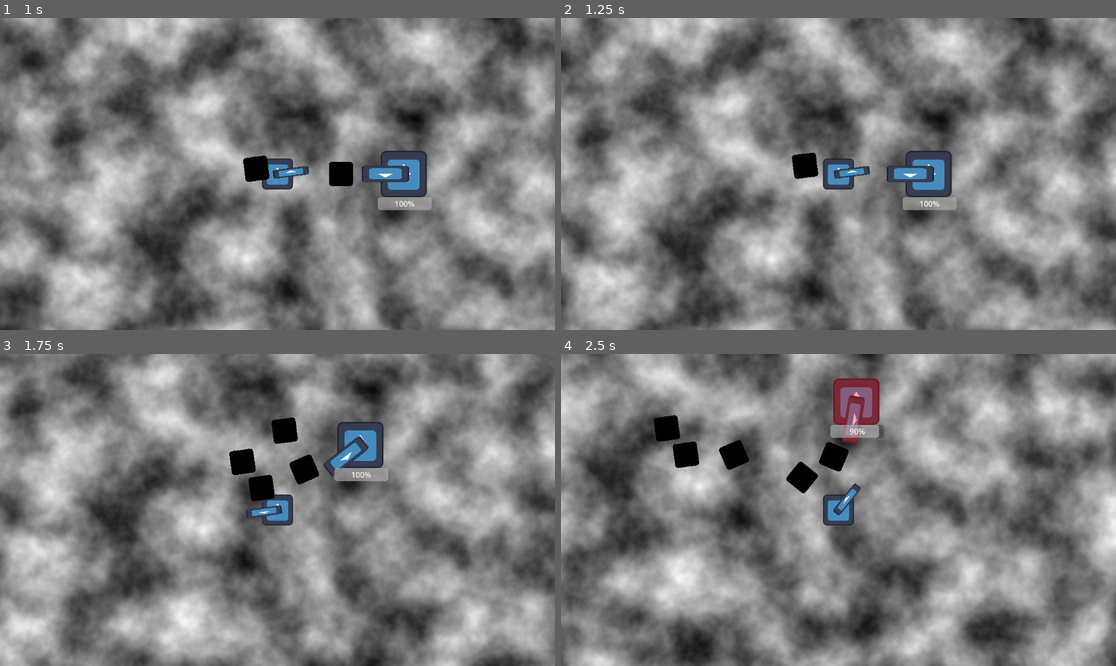
Above: before the commit, frames 1-4 (two rows, left to right).
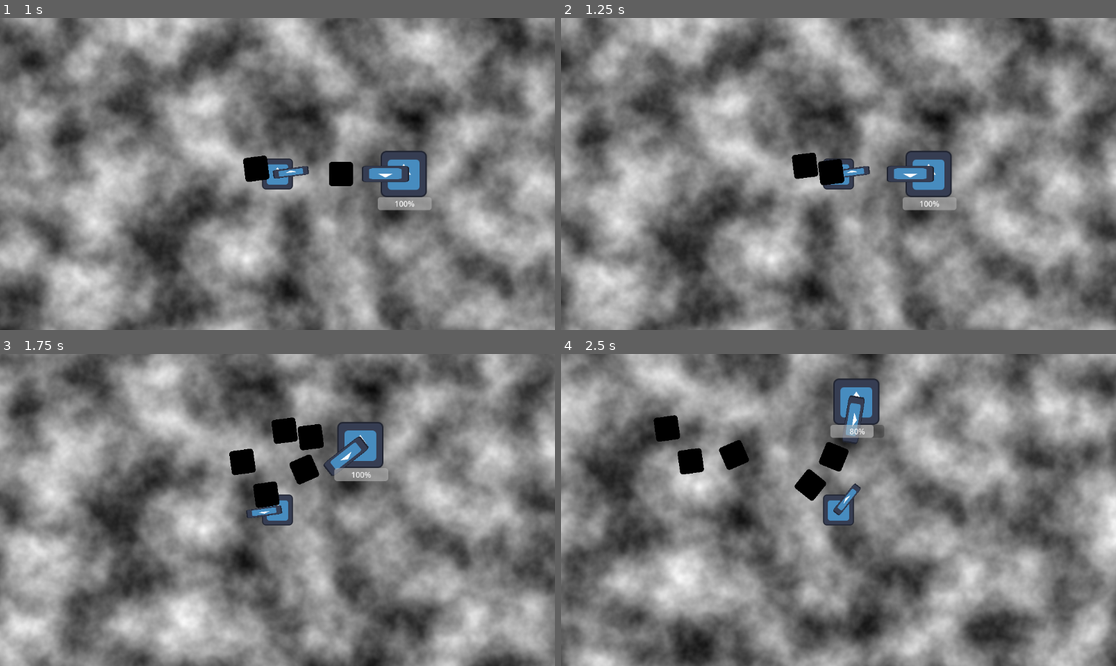
Above: after the commit, the same moments.

Repository: jacobartis/Tower-of-the-Time-Lich
Game: Godot game, scene res://world.tscn
Two runs of this game, one before a commit and one after it. Both use one fixed random seed, a clock stepped at 60 frames per second and the inputs below. The engine's default icon, where the game draws it, is replaced by a stand-in: a white triangle on a blue panel in a dark square.
Inputs (mouse positions are in pixels of both pictures, inside the frame that each line leads up to):
- Up to frame 1 (1 s): move the mouse to (399, 158) at 0.52 s; press the mouse at (399, 158) at 0.53 s; hold D (player_right) from 0.53 s (still down)
- Up to frame 2 (1.25 s): keep holding D (player_right)
- Up to frame 3 (1.75 s): move the mouse to (166, 525) at 1.27 s; release D (player_right) at 1.28 s; release the mouse at (166, 525) at 1.28 s; hold S (player_down) from 1.28 s (still down); right-click (166, 525) at 1.35 s; click (166, 525) at 1.55 s
- Up to frame 4 (2.5 s): move the mouse to (894, 441) at 2.02 s; release S (player_down) at 2.03 s; press the mouse at (894, 441) at 2.03 s; hold D (player_right) from 2.03 s (still down)

Frame 1 is identical in both runs. In frame 2, 0.3% of the frame differs, in the area x 46-52%, y 45-54%; in frame 3, 0.6%; in frame 4, 2.1%, in the area x 20-58%, y 7-48%.

Commit message:
Updated weapon stats to include more stats.

Diff:
--- a/scripts/attacks/weapon_stats.gd
+++ b/scripts/attacks/weapon_stats.gd
@@ -2,7 +2,10 @@
 class_name WeaponStats
 
 @export var bullet_speed: float = 200
+@export var fire_rate: float = 2
 @export var damage: float = 10
+@export var ammo:float = 5
+@export var reload_time:float = 3
 
 func apply_to_proj(proj:Projectile):
 	if !proj: return
--- a/scripts/player/weapon_holder.gd
+++ b/scripts/player/weapon_holder.gd
@@ -6,7 +6,7 @@
 
 func _process(delta):
 	look_at(get_global_mouse_position())
-	if Input.is_action_just_pressed("player_prim_fire"):
+	if Input.is_action_pressed("player_prim_fire"):
 		weapon.attack()
 	if Input.is_action_just_pressed("player_alt_fire"):
 		weapon.alt_attack()
--- a/scripts/weapons/weapon.gd
+++ b/scripts/weapons/weapon.gd
@@ -6,12 +6,27 @@
 @export var stats: WeaponStats
 @export var prim_fire: WeaponAttack
 @export var alt_fire: WeaponAttack
+@export var prim_cooldown:Timer
+@export var ammo_component:AmmoComponent
+
+func _ready():
+	ammo_component.max_ammo = stats.ammo
+	ammo_component.fill_ammo()
+	ammo_component.reload_duration = stats.reload_time
 
 func attack():
-	prim_fire.attack()
+	if prim_cooldown.is_stopped() and ammo_component.has_ammo():
+		prim_fire.attack()
+		prim_cooldown.start(1.0/stats.fire_rate)
+		ammo_component.ammo -= 1
+	if !ammo_component.has_ammo():
+		reload()
 
 func alt_attack():
 	if !alt_fire:
 		wrong_action.emit()
 		return
 	alt_fire.attack()
+
+func reload():
+	ammo_component.reload()
